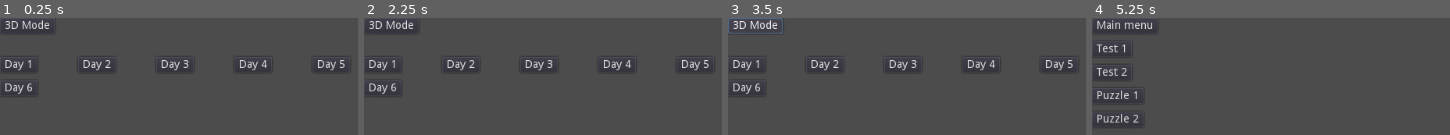
Above: before the commit, frames 1-4 (left to right).
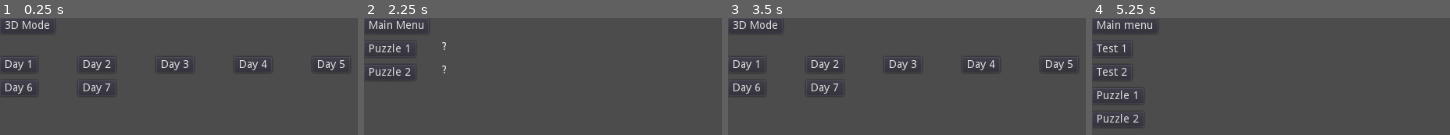
Above: after the commit, the same moments.

Repository: mslinklater/AdventOfCode
Game: Godot game, scene res://scenes/MainMenu.tscn
Two runs of this game, one before a commit and one after it. Both use one fixed random seed, a clock stepped at 60 frames per second and the inputs below.
Inputs (mouse positions are in pixels of both pictures, inside the frame that each line leads up to):
- Up to frame 1 (0.25 s): no input
- Up to frame 2 (2.25 s): click "Day 6" at 0.5 s; click "Main Menu" at 1.25 s; click (460, 88) at 2 s, where only the run after the commit has a clickable "Day 7"
- Up to frame 3 (3.5 s): click (760, 26) at 2.75 s, where only the run after the commit has a clickable "Main Menu"
- Up to frame 4 (5.25 s): click "Day 1" at 3.5 s; click "Main menu" at 4.25 s; click "Day 2" at 5 s

The runs differ from the first frame. In frame 1, 0.3% of the frame differs, in the area x 22-32%, y 55-66%; in frame 2, 3.1%, in the area x 0-97%, y 1-66%; in frame 3, 0.7%; in frame 4, nothing differs.

Commit message:
day 7

Diff:
--- /dev/null
+++ b/2022/scenes/Day7.tscn
@@ -0,0 +1,41 @@
+[gd_scene load_steps=2 format=2]
+
+[ext_resource path="res://scripts/Day7Controller.gd" type="Script" id=1]
+
+[node name="Node2D" type="Node2D"]
+script = ExtResource( 1 )
+
+[node name="MainMenuButton" type="Button" parent="."]
+margin_right = 12.0
+margin_bottom = 20.0
+text = "Main Menu"
+
+[node name="Puzzle1Button" type="Button" parent="."]
+margin_top = 30.0
+margin_right = 66.0
+margin_bottom = 50.0
+text = "Puzzle 1"
+
+[node name="Puzzle2Button" type="Button" parent="."]
+margin_top = 60.0
+margin_right = 66.0
+margin_bottom = 80.0
+text = "Puzzle 2"
+
+[node name="Puzzle1Label" type="Label" parent="."]
+margin_left = 100.0
+margin_top = 30.0
+margin_right = 200.0
+margin_bottom = 44.0
+text = "?	"
+
+[node name="Puzzle2Label" type="Label" parent="."]
+margin_left = 100.0
+margin_top = 60.0
+margin_right = 200.0
+margin_bottom = 74.0
+text = "?	"
+
+[connection signal="pressed" from="MainMenuButton" to="." method="_on_MainMenuButton_pressed"]
+[connection signal="pressed" from="Puzzle1Button" to="." method="_on_Puzzle1Button_pressed"]
+[connection signal="pressed" from="Puzzle2Button" to="." method="_on_Puzzle2Button_pressed"]
--- a/2022/scenes/MainMenu.tscn
+++ b/2022/scenes/MainMenu.tscn
@@ -10,12 +10,6 @@
 margin_right = 48.0
 margin_bottom = 70.0
 text = "Day 1"
-
-[node name="Day6Button" type="Button" parent="."]
-margin_top = 80.0
-margin_right = 48.0
-margin_bottom = 100.0
-text = "Day 6"
 
 [node name="Day2Button" type="Button" parent="."]
 margin_left = 100.0
@@ -45,15 +39,29 @@
 margin_bottom = 70.0
 text = "Day 5"
 
+[node name="Day6Button" type="Button" parent="."]
+margin_top = 80.0
+margin_right = 48.0
+margin_bottom = 100.0
+text = "Day 6"
+
+[node name="Day7Button" type="Button" parent="."]
+margin_left = 100.0
+margin_top = 80.0
+margin_right = 148.0
+margin_bottom = 100.0
+text = "Day 7"
+
 [node name="3DModeButton" type="Button" parent="."]
 margin_right = 12.0
 margin_bottom = 20.0
 text = "3D Mode"
 
 [connection signal="pressed" from="Day1Button" to="." method="_on_Day1_Button_pressed"]
-[connection signal="pressed" from="Day6Button" to="." method="_on_Day6Button_pressed"]
 [connection signal="pressed" from="Day2Button" to="." method="_on_Day2Button_pressed"]
 [connection signal="pressed" from="Day3Button" to="." method="_on_Day3Button_pressed"]
 [connection signal="pressed" from="Day4Button" to="." method="_on_Day4Button_pressed"]
 [connection signal="pressed" from="Day5Button" to="." method="_on_Day5Button_pressed"]
+[connection signal="pressed" from="Day6Button" to="." method="_on_Day6Button_pressed"]
+[connection signal="pressed" from="Day7Button" to="." method="_on_Day7Button_pressed"]
 [connection signal="pressed" from="3DModeButton" to="." method="_on_3DModeButton_pressed"]
--- /dev/null
+++ b/2022/scripts/Day7Controller.gd
@@ -0,0 +1,149 @@
+extends Node2D
+
+# answer 1 - 2061777
+# answer 2 - 4473403
+
+onready var puzzle1Label: Label = get_node("Puzzle1Label")
+onready var puzzle2Label: Label = get_node("Puzzle2Label")
+
+var test_e_size = 584
+var test_a_size = 94853
+var test_d_size = 24933642
+var test_root_size = 48381165
+var testAnswer1 = 95437
+var testAnswer2 = 24933642
+
+# file system node
+class FSNode:
+	func _init():
+		size = 0
+		isDirectory = false
+		children = []
+		parent = 0
+		name = ""
+
+	var name: String
+	var children: Array
+	var parent
+	var isDirectory: bool
+	var size: int
+
+onready var testRoot = FSNode.new()
+onready var dataRoot = FSNode.new()
+
+# Called when the node enters the scene tree for the first time.
+func _ready():
+	parse_file('res://input/day7test.txt', testRoot)
+	testRoot.size = calc_sizes(testRoot)
+	parse_file('res://input/day7.txt', dataRoot)
+	dataRoot.size = calc_sizes(dataRoot)
+
+func parse_file(filename, root: FSNode):
+	root.isDirectory = true
+	var lines = []
+	Utils.load_file_extract_lines(filename, lines)
+	var currentNode = root
+	for line in lines:
+		var parts = line.split(" ")
+		if parts[0] == "$": # command
+			if parts[1] == "cd":
+				if parts[2] == "/":
+					currentNode = root
+				elif parts[2] == "..":
+					currentNode = currentNode.parent
+				else:
+					for node in currentNode.children:
+						if node.name == parts[2] and node.isDirectory:
+							currentNode = node
+							break
+			else: # ls
+				pass
+		elif parts[0] == "dir": # directory
+			var newNode = FSNode.new()
+			newNode.isDirectory = true
+			newNode.name = parts[1]
+			newNode.parent = currentNode
+			currentNode.children.append(newNode)
+		else: # file
+			var newNode = FSNode.new()
+			newNode.size = int(parts[0])
+			newNode.name = parts[1]
+			newNode.parent = currentNode
+			currentNode.children.append(newNode)
+
+func calc_sizes(node: FSNode) -> int:
+	if node.isDirectory:
+		for child in node.children:
+			node.size += calc_sizes(child)
+	return node.size
+
+func dump_nodes(node: FSNode, cd: String):
+	if node.isDirectory:
+		cd = cd + "/" + node.name + "(dir) " + str(node.size)
+		print(cd)
+		for child in node.children:
+			dump_nodes(child, cd)
+	else:
+		print(cd + "/" + node.name + " " + str(node.size))
+
+func find_dir_size(root: FSNode, dirname) -> int:
+	var found_dirs = []
+	found_dirs.append(root)
+	for dir in found_dirs:
+		for child in dir.children:
+			if child.isDirectory:
+				found_dirs.append(child)
+		if dir.name == dirname:
+			print(dirname + " " + str(dir.size))
+			return dir.size
+	return 0
+
+# sum size ofall directories over 100,000
+func doPuzzle1(root: FSNode) -> int:
+	var ret = 0
+	var found_dirs = []
+	found_dirs.append(root)
+	for dir in found_dirs:
+		for child in dir.children:
+			if child.isDirectory:
+				found_dirs.append(child)
+		if dir.size <= 100000 and dir.name != "":
+			ret += dir.size
+	return ret
+
+func doPuzzle2(root: FSNode) -> int:
+	var requiredSpace = root.size - 40000000;
+	var ret = root.size
+	var found_dirs = []
+	found_dirs.append(root)
+	for dir in found_dirs:
+		for child in dir.children:
+			if child.isDirectory:
+				found_dirs.append(child)
+		if dir.size >= requiredSpace and dir.size < ret:
+			ret = dir.size
+	return ret
+
+func _on_MainMenuButton_pressed():
+	get_tree().change_scene("res://scenes/MainMenu.tscn")
+
+func _on_Puzzle1Button_pressed():
+	if find_dir_size(testRoot, "e") != test_e_size:
+		puzzle1Label.text = "e FAIL"
+	elif find_dir_size(testRoot, "a") != test_a_size:
+		puzzle1Label.text = "a FAIL"
+	elif find_dir_size(testRoot, "d") != test_d_size:
+		puzzle1Label.text = "d FAIL"
+	elif find_dir_size(testRoot, "") != test_root_size:
+		puzzle1Label.text = "root FAIL"
+	else:
+		if doPuzzle1(testRoot) == testAnswer1:
+			puzzle1Label.text = str(doPuzzle1(dataRoot))
+		else:
+			puzzle1Label.text = "FAIL"
+
+func _on_Puzzle2Button_pressed():
+	if doPuzzle2(testRoot) == testAnswer2:
+		puzzle2Label.text = str(doPuzzle2(dataRoot))
+	else:
+		puzzle2Label.text = "FAIL"
--- a/2022/scripts/MainMenuController.gd
+++ b/2022/scripts/MainMenuController.gd
@@ -23,3 +23,6 @@
 
 func _on_Day6Button_pressed():
 	get_tree().change_scene("res://scenes/Day6.tscn")
+
+func _on_Day7Button_pressed():
+	get_tree().change_scene("res://scenes/Day7.tscn")
Not shown, added: 2022/input/day7.txt
Not shown, added: 2022/input/day7test.txt
Not shown, added: 2022/input/day8.txt
Not shown, added: 2022/input/day8test.txt
